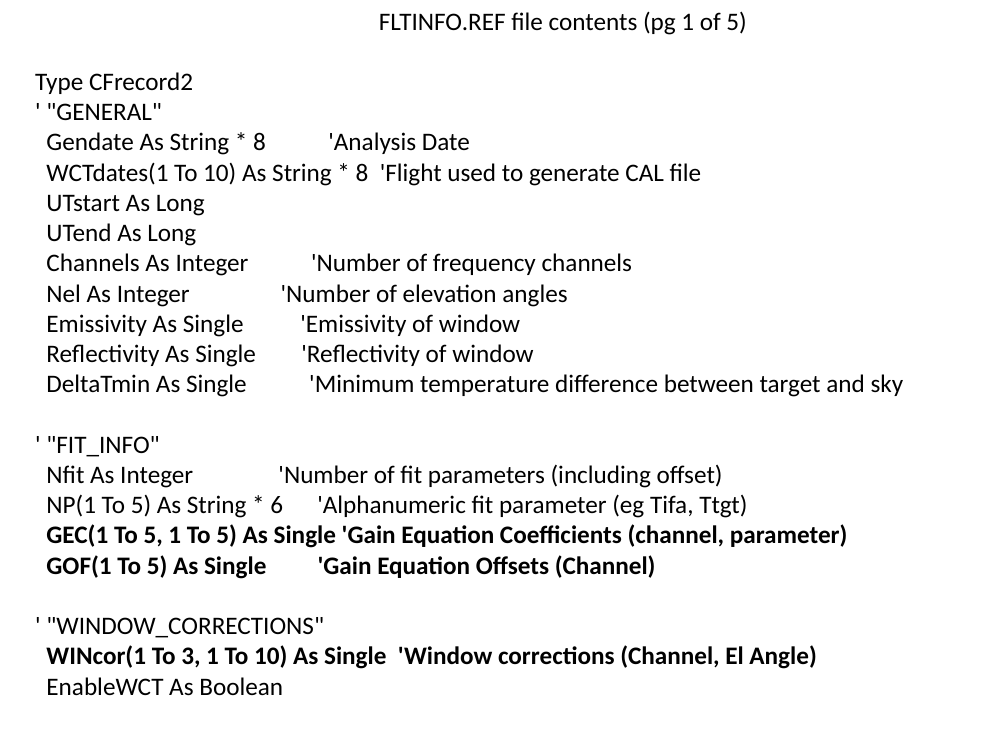
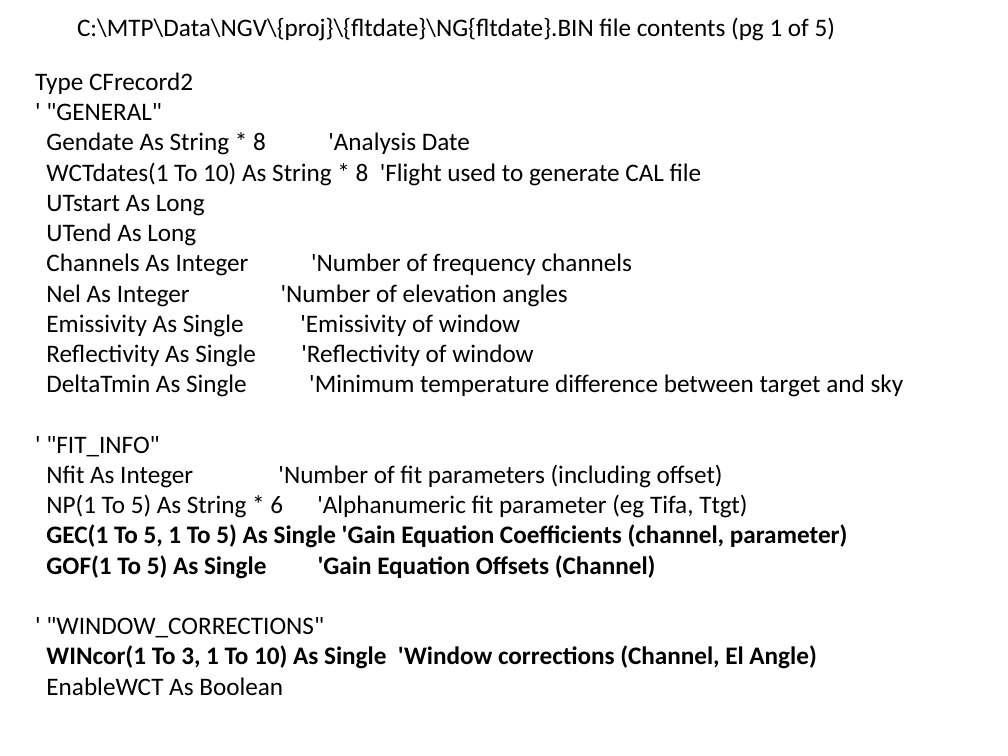
Before and after one commit to NCAR/nimbus, a slide deck: slide 3 of instruments/mtp/doc/MTP-DFD.pptx (slide 9 before the commit). Drawn at 1008x756 pixels with LibreOffice and Linux fonts; fonts in the diff are those of the drawing. Boxes give left, top, right and bottom in pixels: in the first picture for what was removed or moved away, otherwise in the second. Text is boxed around its words. In the diff, an @@ line names an element or a change of style, - is before the commit and + after.

```diff
--- a/instruments/mtp/doc/MTP-DFD.pptx
+++ b/instruments/mtp/doc/MTP-DFD.pptx
@@ text at <box>77,17,835,41</box>: text changed @@
-FLTINFO.REF file contents (pg 1 of 5)
+C:\MTP\Data\NGV\{proj}\{fltdate}\NG{fltdate}.BIN file contents (pg 1 of 5)
```
Also in this commit, not shown: 10 other slides changed, 6 slides removed.
